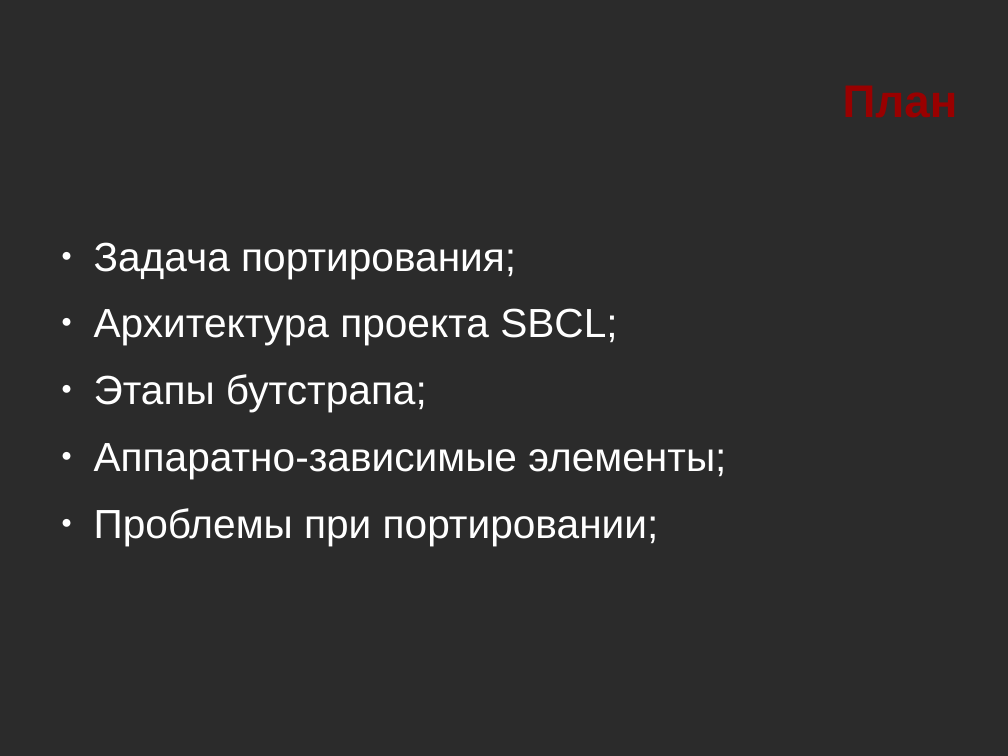
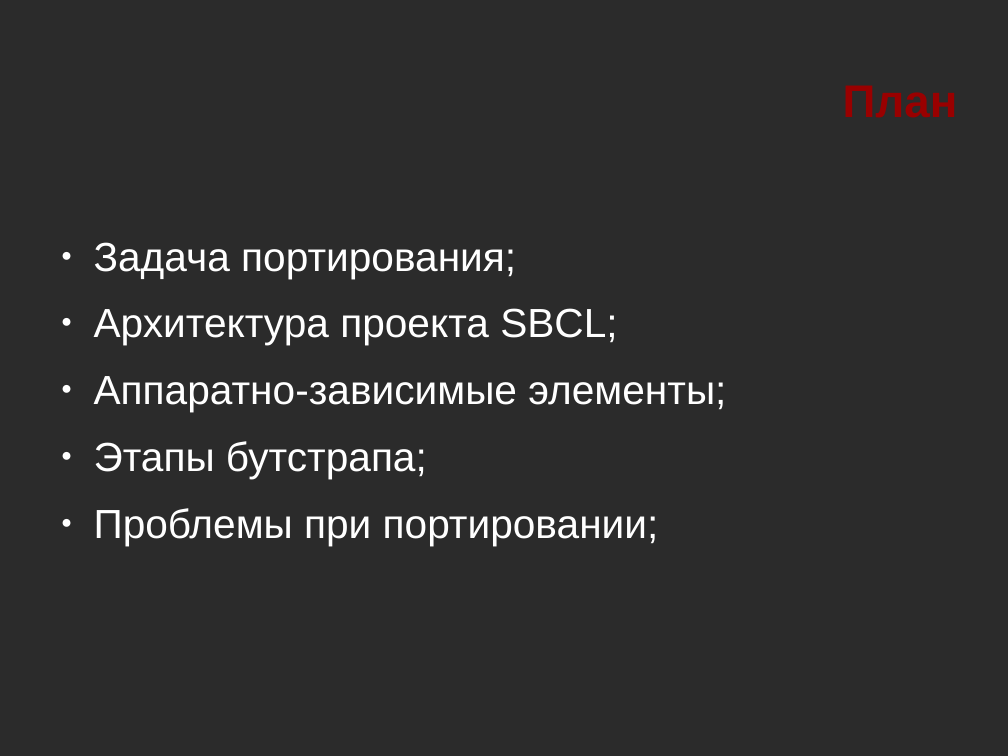
Before and after one commit to NIR-Ginko/presentations, a slide deck: slide 2 of SBCL porting.odp. Drawn at 1008x756 pixels with LibreOffice and Linux fonts; fonts in the diff are those of the drawing; background and template pictures are left out; a plain dark background stands for a picture behind light text. Boxes give left, top, right and bottom in pixels: in the first picture for what was removed or moved away, otherwise in the second. Text is boxed around its words. In the diff, an @@ line names an element or a change of style, - is before the commit and + after.

```diff
--- a/SBCL porting.odp
+++ b/SBCL porting.odp
@@ text at (94, 376, 726, 412): paragraph added @@
+● Аппаратно-зависимые элементы;
@@ text at (94, 443, 726, 479): paragraph removed @@
-● Аппаратно-зависимые элементы;
```
Also in this commit, not shown: 5 other slides changed.
